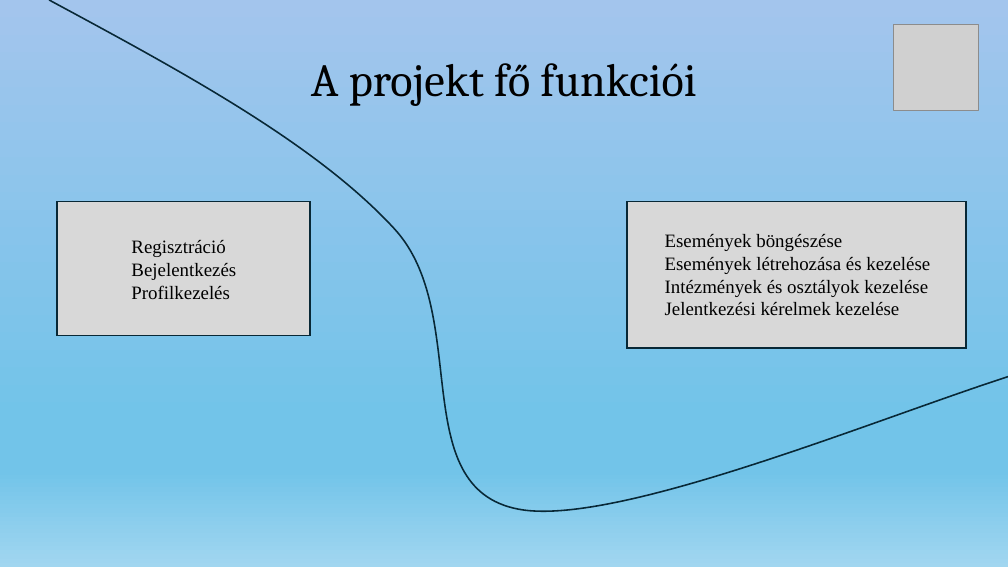
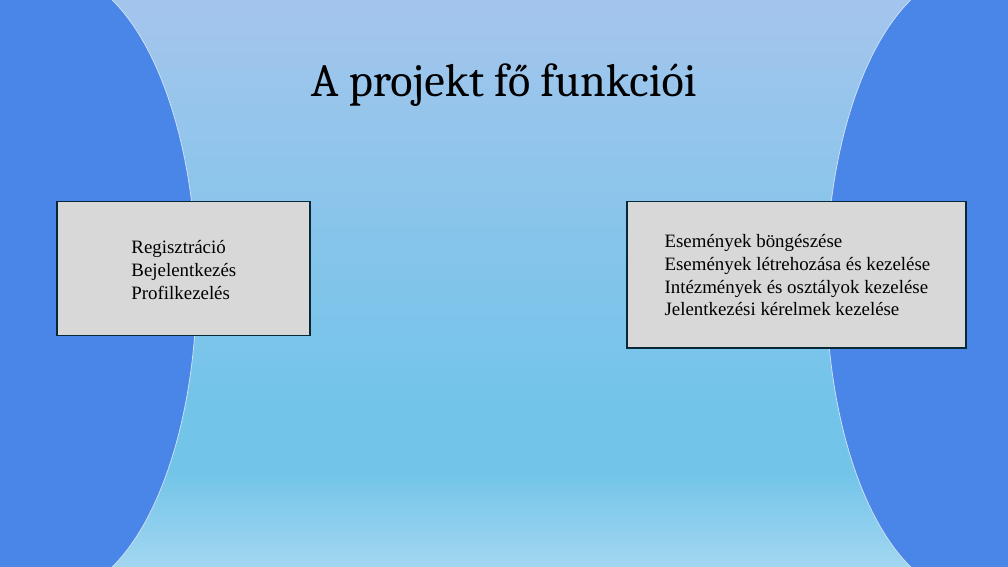
Before and after one commit to nagyls/13_S2_5_vizsgaremek, a slide deck: slide 3 of dokumentumok/Prezentáció_NagyLevedSamuel_TothTamas.pptx. Drawn at 1008x567 pixels with LibreOffice and Linux fonts; fonts in the diff are those of the drawing; grey boxes stand for pictures. Boxes give left, top, right and bottom in pixels: in the first picture for what was removed or moved away, otherwise in the second. Text is boxed around its words. In the diff, an @@ line names an element or a change of style, - is before the commit and + after.

```diff
--- a/dokumentumok/Prezentáció_NagyLevedSamuel_TothTamas.pptx
+++ b/dokumentumok/Prezentáció_NagyLevedSamuel_TothTamas.pptx
@@ ellipse added at (x1=0, y1=0, x2=197, y2=567), fill #4A86E8, outline #CFE2F3 0.75 pt @@
@@ freeform shape removed at (x1=49, y1=0, x2=1008, y2=511) @@
@@ ellipse added at (x1=827, y1=0, x2=1008, y2=567), fill #4A86E8, outline #CFE2F3 0.75 pt @@
@@ picture removed at (x1=893, y1=25, x2=979, y2=110) @@
```
Also in this commit, not shown: 11 other slides changed.
